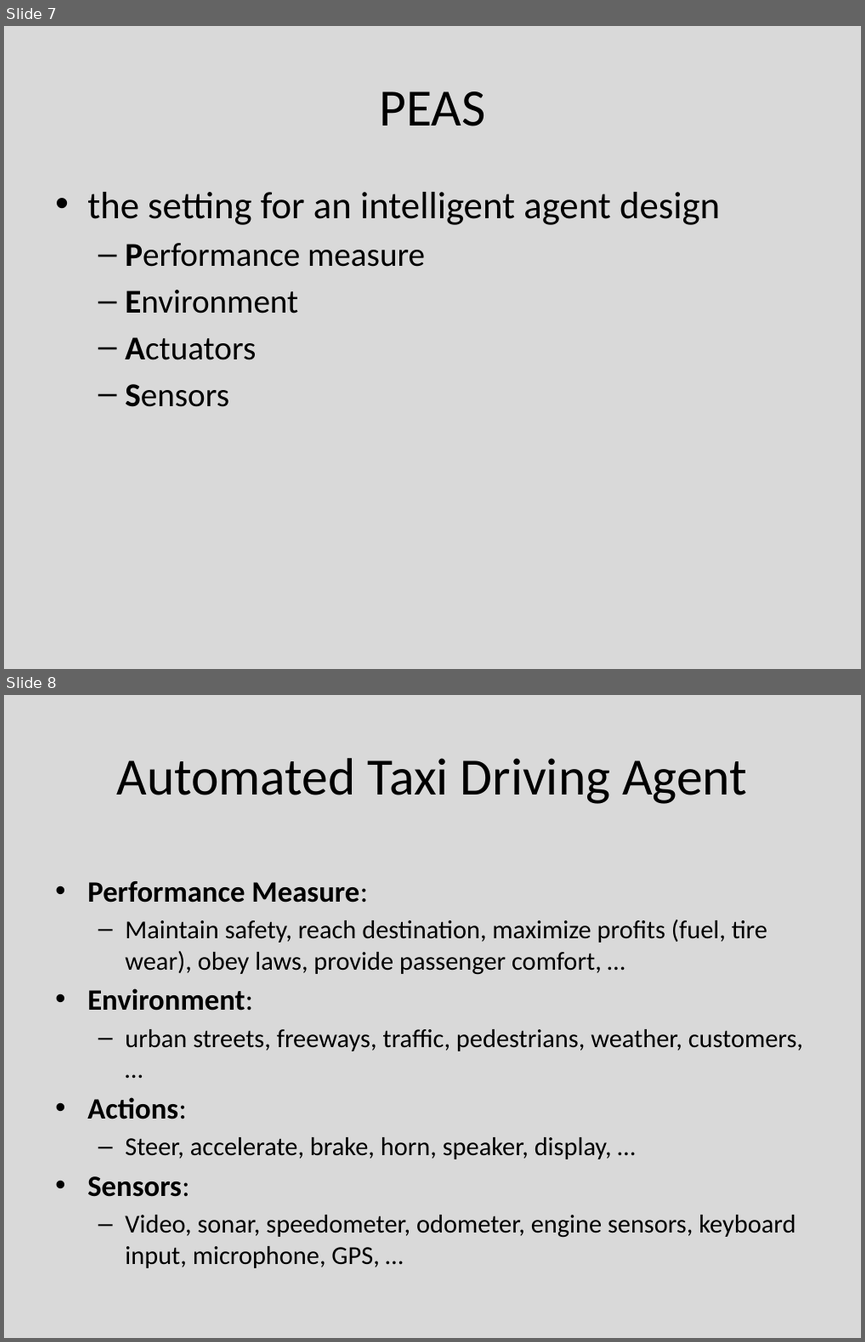
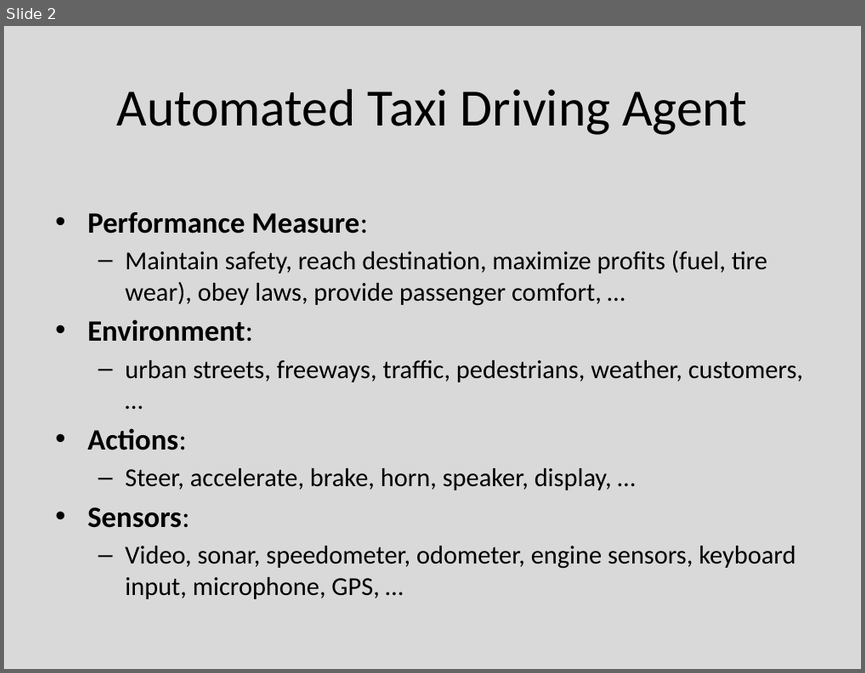
Before and after one commit to Mrtytt/SchoolNotes, a slide deck: 5_Donem_Ders_Notlari/YZ/02_intelligent agents.pptx. Shown one above the other, each under a label of ours: slides 7 and 8 before the commit, slide 2 after it. The pictures are 865x1342 and 865x673 pixels, drawn with LibreOffice and Linux fonts; fonts in the diff are those of the drawing. Boxes give left, top, right and bottom in pixels: in the first picture for what was removed or moved away, otherwise in the second. Text is boxed around its words. In the diff, an @@ line names an element or a change of style, - is before the commit and + after.

```diff
--- a/5_Donem_Ders_Notlari/YZ/02_intelligent agents.pptx
+++ b/5_Donem_Ders_Notlari/YZ/02_intelligent agents.pptx
@@ slide 7 removed at (4,26,861,669), background #D9D9D9 @@
@@ title removed at (379,91,485,126) @@
-PEAS
@@ text removed at (87,192,720,407) @@
-• the setting for an intelligent agent design
-  – Performance measure
-  – Environment
-  – Actuators
-  – Sensors
@@ what was slide 8 is now slide 2 @@
```
Also in this commit, not shown: 10 other slides removed, 8 other files.
